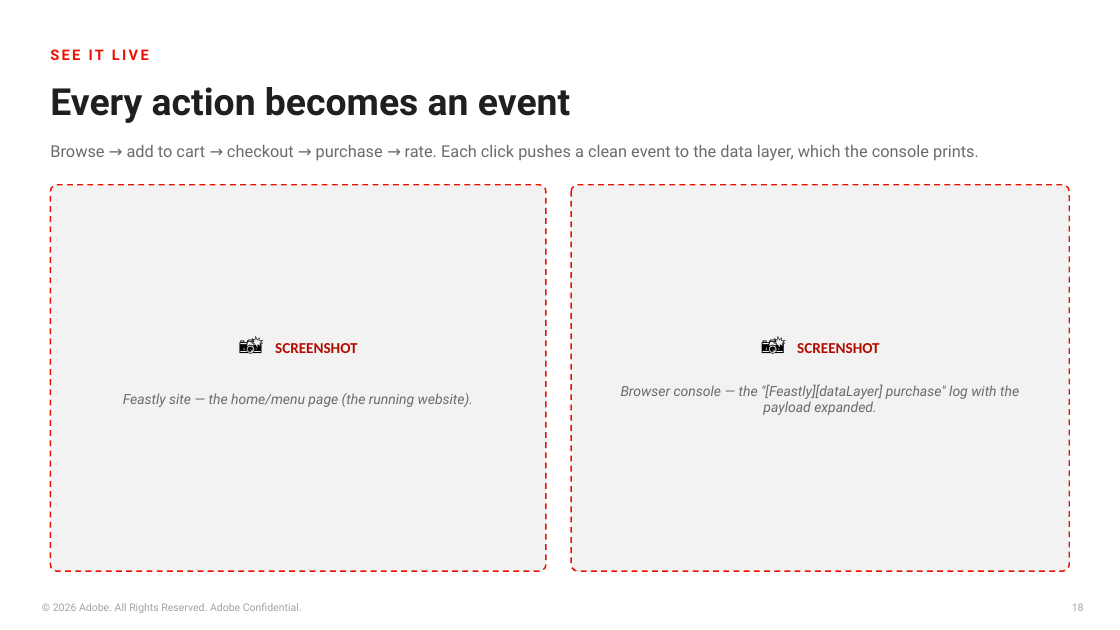
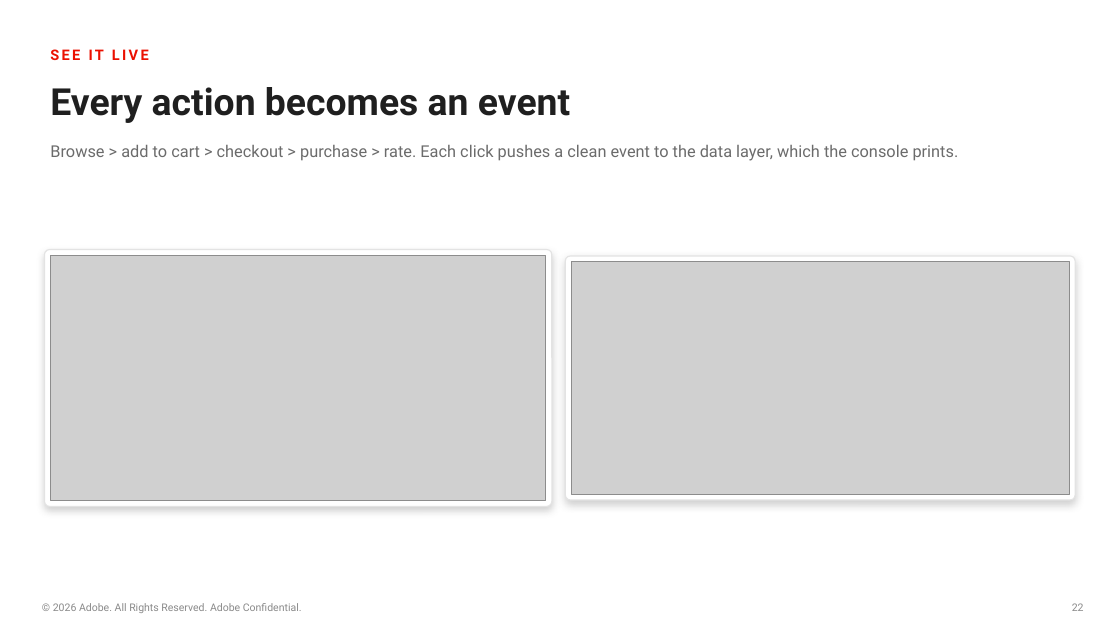
Before and after one commit to princeparvat80/aep-data-collection-food-demo, a slide deck: slide 22 of presentation/Feastly-DataCollection-to-AEP.pptx (slide 18 before the commit). Drawn at 1120x630 pixels with LibreOffice and Linux fonts; fonts in the diff are those of the drawing; grey boxes stand for pictures. Boxes give left, top, right and bottom in pixels: in the first picture for what was removed or moved away, otherwise in the second. Text is boxed around its words. In the diff, an @@ line names an element or a change of style, - is before the commit and + after.

```diff
--- a/presentation/Feastly-DataCollection-to-AEP.pptx
+++ b/presentation/Feastly-DataCollection-to-AEP.pptx
@@ text at (50, 145, 959, 161): text changed @@
-Browse → add to cart → checkout → purchase → rate. Each click pushes a clean event to the data layer, which the console prints.
+Browse > add to cart > checkout > purchase > rate. Each click pushes a clean event to the data layer, which the console prints.
@@ rounded rectangle: place and size @@
-rounded rectangle at (50, 185, 546, 571)
+rounded rectangle at (45, 250, 552, 507)
@@ rounded rectangle at (45, 250, 552, 507): fill #F2F2F2 to #FFFFFF; outline #EB1000 1.25 pt dashed to #E3E3E3 1 pt; shadow on; proportions changed @@
@@ picture added at (50, 255, 546, 501) @@
@@ rounded rectangle at (565, 256, 1075, 500): fill #F2F2F2 to #FFFFFF; outline #EB1000 1.25 pt dashed to #E3E3E3 1 pt; shadow on; proportions changed @@
@@ rounded rectangle: place and size @@
-rounded rectangle at (571, 185, 1070, 571)
+rounded rectangle at (565, 256, 1075, 500)
@@ picture added at (571, 262, 1070, 494) @@
@@ text removed at (275, 343, 357, 353) @@
-📸 SCREENSHOT
@@ text removed at (797, 343, 879, 353) @@
-📸 SCREENSHOT
@@ text removed at (621, 384, 1019, 415) @@
-Browser console — the "[Feastly][dataLayer] purchase" log with the payload expanded.
@@ text removed at (123, 393, 473, 407) @@
-Feastly site — the home/menu page (the running website).
@@ text "© 2026 Adobe. All Rights ..." at (53, 603, 302, 613): text colour #A3A3A3 to #8A8A8A @@
@@ text at (1072, 603, 1084, 611): text changed; text colour #A3A3A3 to #8A8A8A @@
-18
+22
```
Also in this commit, not shown: 16 other slides changed, 6 slides added, 16 other files.
